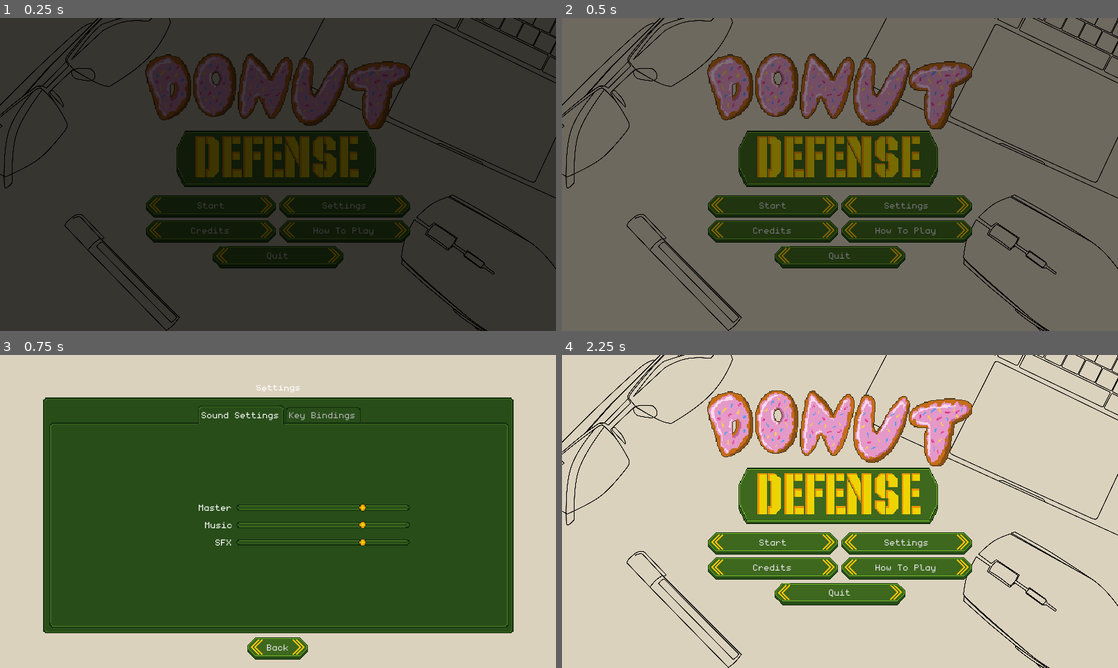
Above: before the commit, frames 1-4 (two rows, left to right).
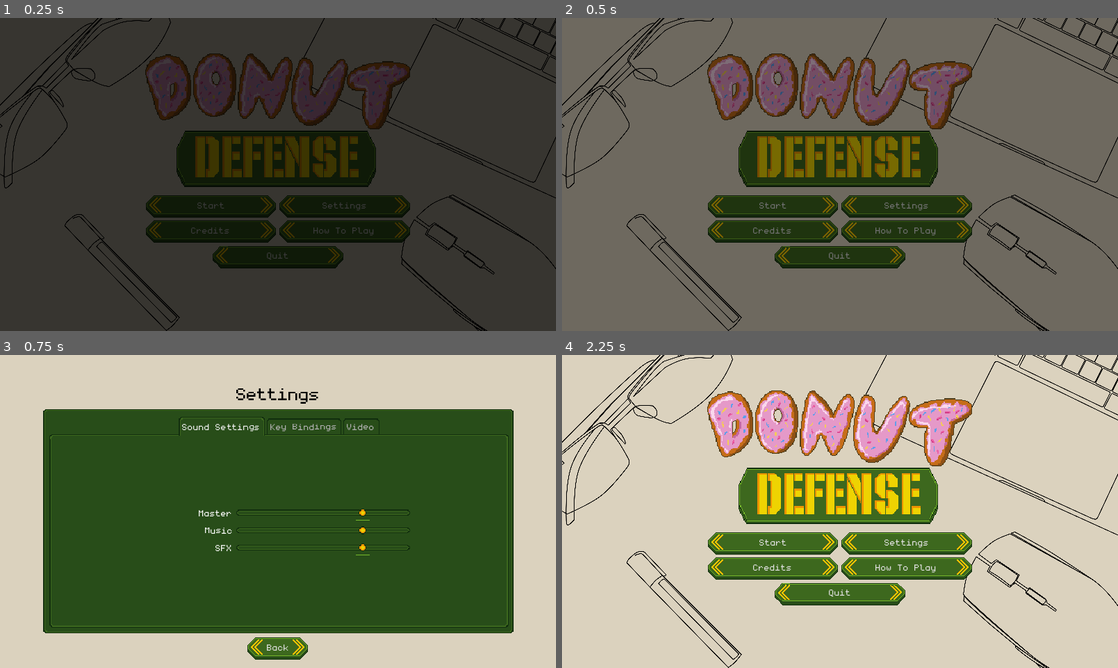
Above: after the commit, the same moments.

Repository: dmitriy-shmilo/gogodot-2021
Game: Godot game, scene res://title_screen/title_screen.tscn
Two runs of this game, one before a commit and one after it. Both use one fixed random seed, a clock stepped at 60 frames per second and the inputs below. Sound files missing from this copy of the repository are replaced by a short silence.
Inputs (mouse positions are in pixels of both pictures, inside the frame that each line leads up to):
- Up to frame 1 (0.25 s): no input
- Up to frame 2 (0.5 s): no input
- Up to frame 3 (0.75 s): click "Settings" at 0.5 s
- Up to frame 4 (2.25 s): tap Enter at 1.25 s; move the mouse to (962, 495) at 1.27 s; hold D (right) 1.28-2 s; hold Mouse wheel up (zoom_in) 1.28-2 s; click (962, 495) at 1.42 s; click "Back" at 2 s

Frames 1-2 are identical in both runs. In frame 3, 7.3% of the frame differs, in the area x 7-93%, y 9-86%; in frame 4, nothing differs.

Commit message:
Fullscreen and particle settings.

Diff:
--- a/src/game_screen/entities/enemies/enemy_unit.gd
+++ b/src/game_screen/entities/enemies/enemy_unit.gd
@@ -168,7 +168,8 @@
 			_enemy_shape.call_deferred("set_disabled", true)
 			_animated_sprite.stop()
 			_animated_sprite.modulate = Color(0.3, 0.3, 0.3)
-			_death_effect.restart()
+			if Settings.particles:
+				_death_effect.restart()
 			emit_signal("unit_killed", self, _points[_target_point_index])
 			_cleanup_timer.start()
 		_:
--- a/src/settings_screen/settings_screen.gd
+++ b/src/settings_screen/settings_screen.gd
@@ -10,6 +10,8 @@
 onready var _master_volume_slider = $"VBoxContainer/PanelContainer/TabContainer/SoundSettings/Container/MasterVolume/VolumeSlider"
 onready var _sfx_volume_slider = $"VBoxContainer/PanelContainer/TabContainer/SoundSettings/Container/SfxVolume/VolumeSlider"
 onready var _music_volume_slider = $"VBoxContainer/PanelContainer/TabContainer/SoundSettings/Container/MusicVolume/VolumeSlider"
+onready var _fullscreen_checkbox: CheckBox = $"VBoxContainer/PanelContainer/TabContainer/Video/Container/Fullscreen/FullscreenCheckbox"
+onready var _particles_checkbox: CheckBox = $"VBoxContainer/PanelContainer/TabContainer/Video/Container/Particles/ParticlesCheckbox"
 
 var _current_binding_button: KeyBindingButton = null
 
@@ -17,17 +19,24 @@
 	_prepare_tabs()
 	_prepare_keybindings()
 	_prepare_volume()
+	_prepare_video()
 
 
 func _prepare_tabs() -> void:
 	_tab_container.set_tab_title(0, tr("ui_sound_settings"))
 	_tab_container.set_tab_title(1, tr("ui_key_bindings"))
+	_tab_container.set_tab_title(2, tr("ui_video_settings"))
 
 
 func _prepare_volume() -> void:
 	_master_volume_slider.value = Settings.master_volume
 	_sfx_volume_slider.value = Settings.sfx_volume
 	_music_volume_slider.value = Settings.music_volume
+
+
+func _prepare_video() -> void:
+	_fullscreen_checkbox.pressed = Settings.fullscreen
+	_particles_checkbox.pressed = Settings.particles
 
 
 func _prepare_keybindings() -> void:
@@ -86,3 +95,11 @@
 
 	_current_binding_button.refresh_label()
 	_keybinding_popup.hide()
+
+
+func _on_FullscreenCheckbox_toggled(button_pressed: bool) -> void:
+	Settings.fullscreen = button_pressed
+
+
+func _on_ParticlesCheckbox_toggled(button_pressed: bool) -> void:
+	Settings.particles = button_pressed
--- a/src/settings_screen/settings_screen.tscn
+++ b/src/settings_screen/settings_screen.tscn
@@ -1,9 +1,10 @@
-[gd_scene load_steps=5 format=2]
+[gd_scene load_steps=6 format=2]
 
 [ext_resource path="res://settings_screen/settings_screen.gd" type="Script" id=1]
 [ext_resource path="res://ui/cancel_shortcut.tres" type="ShortCut" id=2]
 [ext_resource path="res://ui/default_theme.tres" type="Theme" id=3]
 [ext_resource path="res://settings_screen/key_binding_popup.gd" type="Script" id=4]
+[ext_resource path="res://ui/font_large.tres" type="DynamicFont" id=5]
 
 [node name="Settings" type="Control"]
 anchor_left = 0.00125241
@@ -30,12 +31,14 @@
 
 [node name="TitleLabel" type="Label" parent="VBoxContainer"]
 margin_right = 543.0
-margin_bottom = 13.0
-text = "Settings"
+margin_bottom = 26.0
+custom_colors/font_color = Color( 0, 0, 0, 1 )
+custom_fonts/font = ExtResource( 5 )
+text = "ui_settings"
 align = 1
 
 [node name="PanelContainer" type="PanelContainer" parent="VBoxContainer"]
-margin_top = 17.0
+margin_top = 30.0
 margin_right = 543.0
 margin_bottom = 290.0
 size_flags_vertical = 3
@@ -47,7 +50,7 @@
 margin_left = 6.62864
 margin_top = 6.12836
 margin_right = 537.122
-margin_bottom = 266.621
+margin_bottom = 253.621
 
 [node name="SoundSettings" type="Control" parent="VBoxContainer/PanelContainer/TabContainer"]
 anchor_right = 1.0
@@ -144,14 +147,75 @@
 
 [node name="GridContainer" type="GridContainer" parent="VBoxContainer/PanelContainer/TabContainer/KeyBindings"]
 margin_left = 258.0
-margin_top = 111.0
+margin_top = 105.0
 margin_right = 258.0
-margin_bottom = 111.0
+margin_bottom = 105.0
 size_flags_horizontal = 6
 size_flags_vertical = 6
 custom_constants/vseparation = 10
 custom_constants/hseparation = 10
 columns = 4
+
+[node name="Video" type="ScrollContainer" parent="VBoxContainer/PanelContainer/TabContainer"]
+visible = false
+anchor_right = 1.0
+anchor_bottom = 1.0
+margin_left = 7.38271
+margin_top = 30.1325
+margin_right = -5.88115
+margin_bottom = -6.5068
+
+[node name="Container" type="VBoxContainer" parent="VBoxContainer/PanelContainer/TabContainer/Video"]
+margin_right = 517.229
+margin_bottom = 210.854
+size_flags_horizontal = 3
+size_flags_vertical = 3
+alignment = 1
+__meta__ = {
+"_edit_use_anchors_": false
+}
+
+[node name="Fullscreen" type="HBoxContainer" parent="VBoxContainer/PanelContainer/TabContainer/Video/Container"]
+margin_top = 75.0
+margin_right = 517.0
+margin_bottom = 103.0
+alignment = 1
+
+[node name="Label" type="Label" parent="VBoxContainer/PanelContainer/TabContainer/Video/Container/Fullscreen"]
+margin_left = 178.0
+margin_right = 256.0
+margin_bottom = 28.0
+size_flags_horizontal = 10
+size_flags_vertical = 1
+text = "ui_fullscreen"
+
+[node name="FullscreenCheckbox" type="CheckBox" parent="VBoxContainer/PanelContainer/TabContainer/Video/Container/Fullscreen"]
+margin_left = 260.0
+margin_right = 460.0
+margin_bottom = 28.0
+rect_min_size = Vector2( 200, 0 )
+size_flags_horizontal = 2
+
+[node name="Particles" type="HBoxContainer" parent="VBoxContainer/PanelContainer/TabContainer/Video/Container"]
+margin_top = 107.0
+margin_right = 517.0
+margin_bottom = 135.0
+alignment = 1
+
+[node name="Label" type="Label" parent="VBoxContainer/PanelContainer/TabContainer/Video/Container/Particles"]
+margin_left = 184.0
+margin_right = 256.0
+margin_bottom = 28.0
+size_flags_horizontal = 10
+size_flags_vertical = 1
+text = "ui_particles"
+
+[node name="ParticlesCheckbox" type="CheckBox" parent="VBoxContainer/PanelContainer/TabContainer/Video/Container/Particles"]
+margin_left = 260.0
+margin_right = 460.0
+margin_bottom = 28.0
+rect_min_size = Vector2( 200, 0 )
+size_flags_horizontal = 2
 
 [node name="BackButton" type="Button" parent="VBoxContainer"]
 margin_left = 237.0
@@ -181,6 +245,10 @@
 [node name="VBoxContainer" type="VBoxContainer" parent="KeyBindingPopup"]
 anchor_right = 1.0
 anchor_bottom = 1.0
+margin_left = 5.76008
+margin_top = 6.76183
+margin_right = -5.8853
+margin_bottom = -6.01052
 alignment = 1
 __meta__ = {
 "_edit_use_anchors_": false
@@ -227,6 +295,8 @@
 [connection signal="value_changed" from="VBoxContainer/PanelContainer/TabContainer/SoundSettings/Container/MasterVolume/VolumeSlider" to="." method="_on_MasterVolumeSlider_value_changed"]
 [connection signal="value_changed" from="VBoxContainer/PanelContainer/TabContainer/SoundSettings/Container/MusicVolume/VolumeSlider" to="." method="_on_MusicVolumeSlider_value_changed"]
 [connection signal="value_changed" from="VBoxContainer/PanelContainer/TabContainer/SoundSettings/Container/SfxVolume/VolumeSlider" to="." method="_on_SfxVolumeSlider_value_changed"]
+[connection signal="toggled" from="VBoxContainer/PanelContainer/TabContainer/Video/Container/Fullscreen/FullscreenCheckbox" to="." method="_on_FullscreenCheckbox_toggled"]
+[connection signal="toggled" from="VBoxContainer/PanelContainer/TabContainer/Video/Container/Particles/ParticlesCheckbox" to="." method="_on_ParticlesCheckbox_toggled"]
 [connection signal="pressed" from="VBoxContainer/BackButton" to="." method="_on_BackButton_pressed"]
 [connection signal="action_remapped" from="KeyBindingPopup" to="." method="_on_KeyBindingPopup_action_remapped"]
 [connection signal="pressed" from="KeyBindingPopup/VBoxContainer/HBoxContainer/CancelButton" to="." method="_on_KeybindingCancelButton_pressed"]
--- a/src/tr_keys.csv
+++ b/src/tr_keys.csv
@@ -1,10 +1,13 @@
 key,en,ru
 ui_key_none,No Key,Нет Клавиши
+ui_video_settings,Video,Видео
 ui_sound_settings,Sound Settings,Звук
 ui_key_bindings,Key Bindings,Управление
 ui_master_volume,Master,Общий
 ui_music_volume,Music,Музыка
 ui_sfx_volume,SFX,Эффекты
+ui_particles,Particles,Частицы
+ui_fullscreen,Fullscreen,Полный экран
 ui_speech_volume,Speech,Голос
 ui_start,Start,Старт
 ui_settings,Settings,Настройки
--- a/src/util/settings.gd
+++ b/src/util/settings.gd
@@ -11,6 +11,9 @@
 var sfx_volume:float = DEFAULT_VOLUME setget set_sfx_volume
 var music_volume:float = DEFAULT_VOLUME setget set_music_volume
 var speech_volume:float = DEFAULT_VOLUME setget set_speech_volume
+
+var fullscreen: bool = false setget set_fullscreen
+var particles: bool = false
 
 var _master_bus_idx = -1
 var _sfx_bus_idx = -1
@@ -42,6 +45,11 @@
 func set_speech_volume(value: float) -> void:
 	speech_volume = clamp(value, MIN_VOLUME, MAX_VOLUME)
 	_set_volume(_speech_bus_idx, value)
+
+
+func set_fullscreen(value: bool) -> void:
+	fullscreen = value
+	OS.window_fullscreen = value
 
 
 func save_settings() -> void:
@@ -105,30 +113,40 @@
 			"music_volume" : music_volume,
 			"speech_volume" : speech_volume
 		},
+		"video": {
+			"particles" : particles,
+			"fullscreen" : fullscreen
+		},
 		"actions" : action_map
 	}
 
 
 func _set_from_data(data: Dictionary) -> void:
-	set_master_volume(data["sound"].get("master_volume", DEFAULT_VOLUME))
-	set_sfx_volume(data["sound"].get("sfx_volume", DEFAULT_VOLUME))
-	set_music_volume(data["sound"].get("music_volume", DEFAULT_VOLUME))
-	set_speech_volume(data["sound"].get("speech_volume", DEFAULT_VOLUME))
+	if data.has("sound"):
+		set_master_volume(data["sound"].get("master_volume", DEFAULT_VOLUME))
+		set_sfx_volume(data["sound"].get("sfx_volume", DEFAULT_VOLUME))
+		set_music_volume(data["sound"].get("music_volume", DEFAULT_VOLUME))
+		set_speech_volume(data["sound"].get("speech_volume", DEFAULT_VOLUME))
 
-	var actions = InputMap.get_actions()
-	for action in actions:
-		if action.begins_with("ui_") \
-			or action.begins_with("system_") \
-			or not data["actions"].has(action):
-			continue;
+	if data.has("video"):
+		set_fullscreen(data["video"].get("fullscreen", true))
+		particles = data["video"].get("particles", true)
+
+	if data.has("actions"):
+		var actions = InputMap.get_actions()
+		for action in actions:
+			if action.begins_with("ui_") \
+				or action.begins_with("system_") \
+				or not data["actions"].has(action):
+				continue;
 
 
-		InputMap.action_erase_events(action)
+			InputMap.action_erase_events(action)
 
-		var scancode = data["actions"][action]
-		if scancode == null:
-			continue
+			var scancode = data["actions"][action]
+			if scancode == null:
+				continue
 
-		var event = InputEventKey.new();
-		event.scancode = scancode
-		InputMap.action_add_event(action, event)
+			var event = InputEventKey.new();
+			event.scancode = scancode
+			InputMap.action_add_event(action, event)
Binary file changed: src/tr_keys.en.translation
Binary file changed: src/tr_keys.ru.translation
